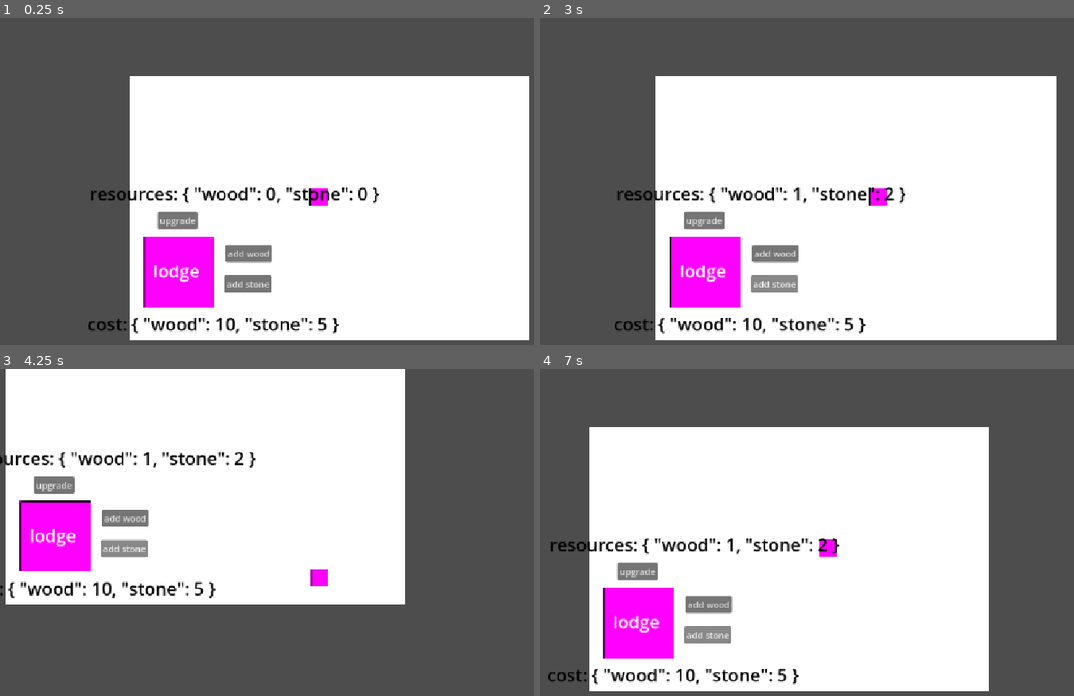
Above: before the commit, frames 1-4 (two rows, left to right).
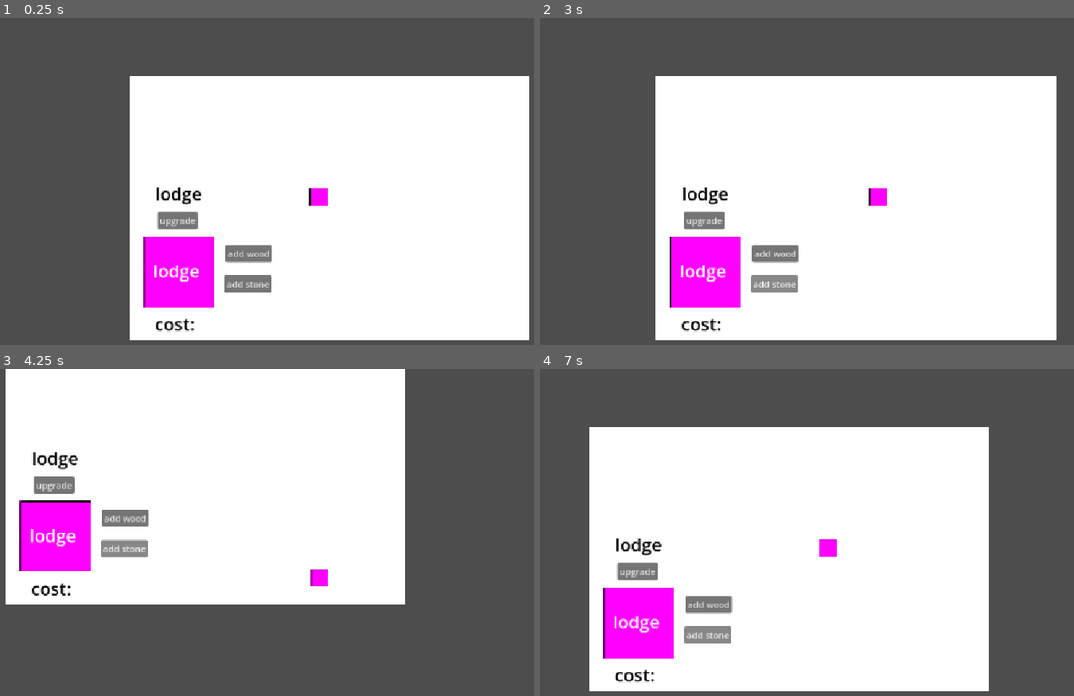
Above: after the commit, the same moments.

Repository: pesto-sauce/GMTK_2026
Game: Godot game, scene res://Scenes/world.tscn
The game is run twice, just before and just after one commit, with the same random seed, the same clock (stepped at 60 frames per second) and the same inputs.
Inputs:
- Up to frame 1 (0.25 s): no input
- Up to frame 2 (3 s): click "upgrade" at 0.5 s; click "add wood" at 1.25 s; click "add stone" at 2 s; tap Enter at 2.75 s; hold D (move_right) from 2.78 s (still down)
- Up to frame 3 (4.25 s): release D (move_right) at 3.53 s; hold S (move_down) from 3.53 s (still down)
- Up to frame 4 (7 s): release S (move_down) at 4.28 s; hold D (move_right) 4.28-5.03 s; hold W (move_up) 5.03-5.78 s; hold A (move_left) from 5.78 s (still down)

The runs differ from the first frame. In frame 1, 1.8% of the frame differs, in the area x 16-71%, y 51-97%; in frame 2, 1.8%; in frame 3, 1.6%; in frame 4, 1.8%.
Error after the commit: Parse Error: Member "lodge_upgraded" is not a function. (res://Scripts/lodge.gd:44)

Commit message:
Xpo/inv (#2)
* feat: Implement central player inventory management

* feat: Emit signals for lodge upgrade outcomes

Diff:
--- a/src/Autoload/game_manager.gd
+++ b/src/Autoload/game_manager.gd
@@ -1,8 +1,30 @@
 extends Node
 
 enum Item {
-    WOOD,
-    STONE,
-    FOOD,
-    WATER
+	WOOD,
+	STONE,
+	FOOD,
+	WATER
 }
+
+var player_inventory: Dictionary[Item, int] = {}
+
+func _ready() -> void:
+	for item in Item.values():
+		player_inventory[item] = 0
+
+
+func inv_add_item(item: Item, amount: int = 1) -> void:
+	player_inventory[item] += amount
+
+
+func inv_remove_item(item: Item, amount: int = 1) -> bool:
+	if player_inventory[item] < amount:
+		return false
+
+	player_inventory[item] -= amount
+	return true
+
+
+func inv_has_item(item: Item, amount: int = 1) -> bool:
+	return player_inventory[item] >= amount
--- a/src/Autoload/signal_bus.gd
+++ b/src/Autoload/signal_bus.gd
@@ -2,8 +2,8 @@
 
 @warning_ignore_start("unused_signal")
 
-signal item_add_to_inv(item: GameManager.Item, amount: int)
-signal item_remove_from_inv(item: GameManager.Item, amount: int)
-
+# lodge
+signal lodge_upgraded(new_tier: int)
+signal upgrade_failed(reason: String)
 
 @warning_ignore_restore("unused_signal")
--- a/src/Scripts/lodge.gd
+++ b/src/Scripts/lodge.gd
@@ -1,23 +1,17 @@
-extends  Node2D
+extends Node2D
 
-signal lodge_upgraded(new_tier: int)
-signal upgrade_failed(reason: String)
 
 var tier: int = 0
 var max_tier: int = 2
 
 var upgrade_costs := [
 	{},
-	{"wood": 10, "stone": 5},
-	{"wood": 20, "stone": 10},
+	{GameManager.Item.WOOD: 10, GameManager.Item.STONE: 5},
+	{GameManager.Item.WOOD: 20, GameManager.Item.STONE: 10},
 ]
-var resources := {
-	"wood": 0,
-	"stone": 0,
-}
 
 func _process(delta: float) -> void:
-	$resources.text = str("resources: ", resources)
+	$resources.text = str("resources: ", GameManager.player_inventory)
 
 	if tier >= max_tier:
 		$UpgradeButton.disabled = true
@@ -26,40 +20,36 @@
 		$UpgradeButton.disabled = false
 		$cost.text = str("cost: ", upgrade_costs[tier + 1])
 
-func add_resource(resource_name, amount):
-	resources[resource_name] += amount
 
 func can_upgrade() -> bool:
 	var cost = upgrade_costs[tier + 1]
-	for resources_name in cost:
-		if resources.get(resources_name,0) < cost[resources_name]:
-			return false
-	return true
+	for resource in cost:
+		if GameManager.inv_has_item(resource, cost[resource]):
+			return true
+	return false
 
 func try_upgrade() -> bool:
 	if tier >= max_tier:
-		print("max level already")
+		SignalBus.upgrade_failed.emit("max level already")
 		return false
 	if not can_upgrade():
-		print("not enough resources")
+		SignalBus.upgrade_failed.emit("not enough resources")
 		return false
 
 	var cost = upgrade_costs[tier + 1]
-	for resources_name in cost:
-		resources[resources_name] -= cost[resources_name]
+	for resource in cost:
+		GameManager.inv_remove_item(resource, cost[resource])
 
 	tier += 1
+	SignalBus.lodge_upgraded(tier)
+
 	return true
 
 func _on_button_pressed() -> void:
-	if can_upgrade():
-		print("you can upgrade")
-		try_upgrade()
-	else:
-		print("cant")
+	try_upgrade()
 
 func _on_button_2_pressed() -> void:
-	add_resource("wood",1)
+	GameManager.inv_add_item(GameManager.Item.WOOD, 1)
 
 func _on_button_3_pressed() -> void:
-	add_resource("stone",1)
+	GameManager.inv_add_item(GameManager.Item.STONE, 1)
